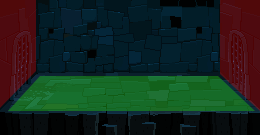
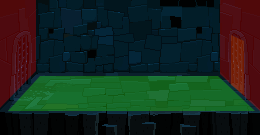
Two versions of the same layered image (260 x 135). Layer-by-layer changes:
added layer "Exit" (30%) in group "Areas" over <box>231,35,244,95</box>
